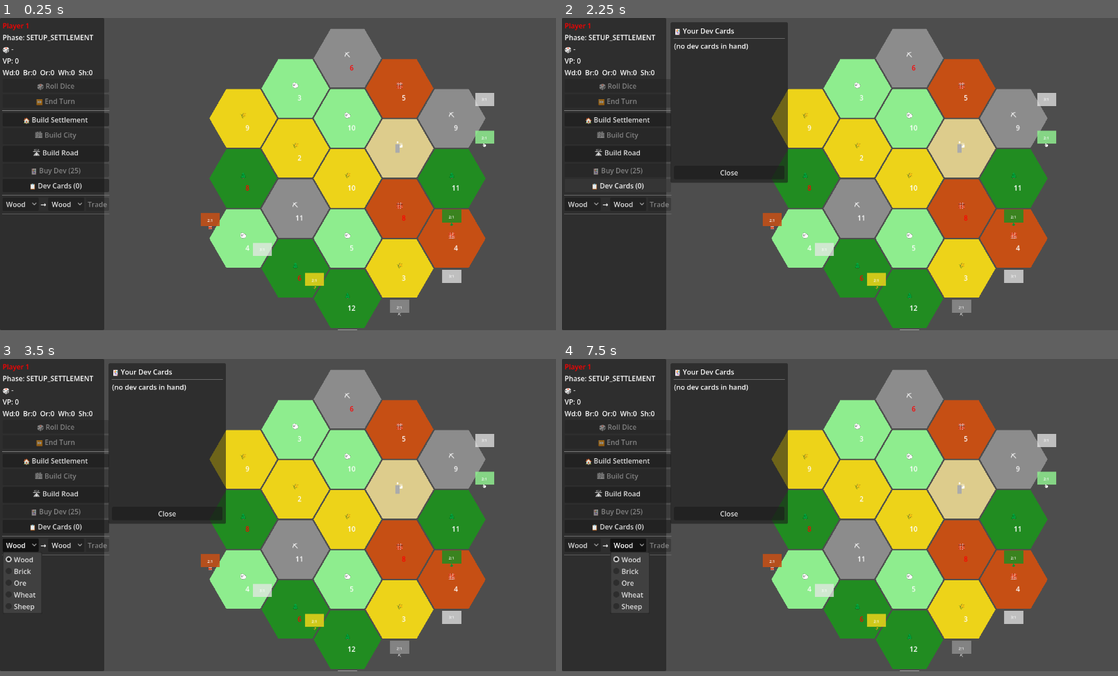
Above: before the commit, frames 1-4 (two rows, left to right).
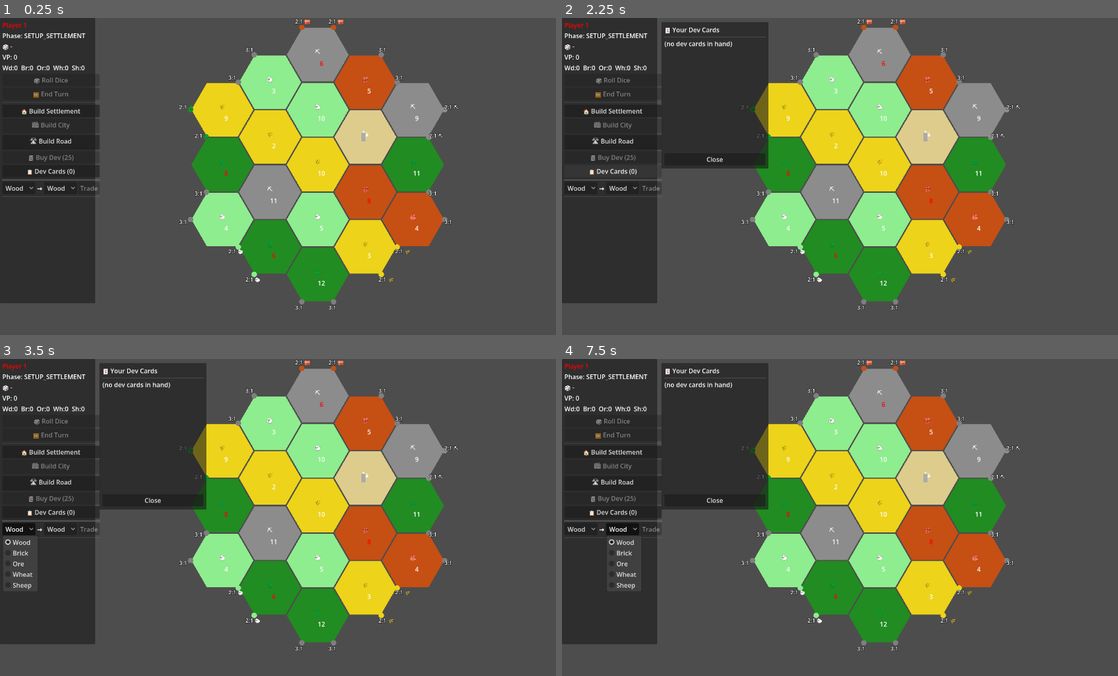
Above: after the commit, the same moments.

Repository: Francesco-Grossi/catan
Game: Godot game, scene res://scenes/Main.tscn
Same seed, same stepped clock (60 frames per second), same inputs: the game is played once before the commit and once after it.
Inputs:
- Up to frame 1 (0.25 s): no input
- Up to frame 2 (2.25 s): click "🏠 Build Settlement" at 0.5 s; click "🛣 Build Road" at 1.25 s; click "📋 Dev Cards (0)" at 2 s
- Up to frame 3 (3.5 s): click "Wood" at 2.75 s
- Up to frame 4 (7.5 s): click "Wood" at 3.5 s; click "🏠 Build Settlement" at 4.25 s; click "🛣 Build Road" at 5 s; click "📋 Dev Cards (0)" at 5.75 s; click "Wood" at 6.5 s; click "Wood" at 7.25 s
In our replay, the window is 800x450 before the commit and 800x457 after it. These sizes can differ from the game's own. Grey fills any space a smaller window leaves; there, only what the larger window draws over its background counts as a difference.

The runs differ from the first frame. In frame 1, 29% of the frame differs, in the area x 0-89%, y 0-99%; in frame 2, 31%; in frame 3, 32%; in frame 4, 32%.

Commit message:
fixed port position and better resoultion

Diff:
--- a/project.godot
+++ b/project.godot
@@ -21,8 +21,8 @@
 
 [display]
 
-window/size/viewport_width=1280
-window/size/viewport_height=720
+window/size/viewport_width=1400
+window/size/viewport_height=800
 
 [physics]
 
--- a/scenes/Board.gd
+++ b/scenes/Board.gd
@@ -2,7 +2,6 @@
 
 const HEX_SIZE := 80.0
 
-# Standard Catan axial layout (19 hexes)
 const HEX_COORDS: Array[Vector2i] = [
 	Vector2i(0,-2), Vector2i(1,-2), Vector2i(2,-2),
 	Vector2i(-1,-1), Vector2i(0,-1), Vector2i(1,-1), Vector2i(2,-1),
@@ -11,67 +10,60 @@
 	Vector2i(-2,2), Vector2i(-1,2), Vector2i(0,2),
 ]
 
-# The 6 axial neighbour directions
 const HEX_DIRS: Array[Vector2i] = [
 	Vector2i(1,0), Vector2i(1,-1), Vector2i(0,-1),
 	Vector2i(-1,0), Vector2i(-1,1), Vector2i(0,1),
 ]
 
-# ── Coastal edges in clockwise order ─────────────────────────────────────
-# Each entry: [hex_q, hex_r, corner_index]
-# corner_index: the two vertices of that coastal edge are corner[i] and corner[(i+1)%6]
-# These 18 coastal edges go clockwise around the board starting from top-left.
-# There are 18 coastal edges total; we place 9 ports (every other edge).
-const COASTAL_EDGES: Array = [
-	# Top row (left to right)
-	[0,-2, 5], [1,-2, 5], [2,-2, 5],
-	# Right side (top to bottom)
-	[2,-2, 0], [2,-1, 0], [2,0, 0],
-	# Bottom-right (right to left)
-	[2,0, 1], [1,1, 1], [0,2, 1],
-	# Bottom (right to left)
-	[0,2, 2], [-1,2, 2], [-2,2, 2],
-	# Left side (bottom to top)  — note: [-2,2] doesn't exist, use [-2,1] and [-2,0]
-	[-2,1, 3], [-2,0, 3], [-2,-1, 3],  # [-2,-1] doesn't exist either
-	# Top-left (bottom to top)
-	[-1,-1, 4], [0,-2, 4], [1,-2, 4],
-]
-
 const PORT_COLORS: Dictionary = {
-	0: Color(0.13, 0.55, 0.13, 0.85),   # Wood
-	1: Color(0.78, 0.31, 0.08, 0.85),   # Brick
-	2: Color(0.55, 0.55, 0.55, 0.85),   # Ore
-	3: Color(0.93, 0.83, 0.10, 0.85),   # Wheat
-	4: Color(0.56, 0.93, 0.56, 0.85),   # Sheep
-	5: Color(0.9,  0.9,  0.9,  0.75),   # Generic 3:1
+	0: Color(0.13, 0.55, 0.13, 0.85),
+	1: Color(0.78, 0.31, 0.08, 0.85),
+	2: Color(0.55, 0.55, 0.55, 0.85),
+	3: Color(0.93, 0.83, 0.10, 0.85),
+	4: Color(0.56, 0.93, 0.56, 0.85),
+	5: Color(0.9, 0.9, 0.9, 0.75),
 }
 const PORT_LABELS: Dictionary = {
-	0: "2:1\n🌲", 1: "2:1\n🧱", 2: "2:1\n⛏",
-	3: "2:1\n🌾", 4: "2:1\n🐑", 5: "3:1",
+	0: "2:1
+🌲", 1: "2:1
+🧱", 2: "2:1
+⛏",
+	3: "2:1
+🌾", 4: "2:1
+🐑", 5: "3:1",
 }
 
-@onready var hex_container: Node2D    = $HexTiles
+@onready var hex_container: Node2D = $HexTiles
 @onready var vertex_container: Node2D = $Vertices
-@onready var edge_container: Node2D   = $Edges
-@onready var token_container: Node2D  = $NumberTokens
-@onready var port_container: Node2D   = $Ports
+@onready var edge_container: Node2D = $Edges
+@onready var token_container: Node2D = $NumberTokens
+@onready var port_container: Node2D = $Ports
 
 var HexTileScene := preload("res://scenes/HexTile.tscn")
-var VertexScene  := preload("res://scenes/VertexPoint.tscn")
-var EdgeScene    := preload("res://scenes/EdgePoint.tscn")
+var VertexScene := preload("res://scenes/VertexPoint.tscn")
+var EdgeScene := preload("res://scenes/EdgePoint.tscn")
 
 var _vertex_map: Dictionary = {}
-var _edge_map: Dictionary   = {}
+var _edge_map: Dictionary = {}
 
 func _ready() -> void:
 	_generate_board()
 
-# ── FIX [3]: keep reshuffling until no 6/8 are adjacent to each other ─────
 func _generate_board() -> void:
+	GameManager.hex_map.clear()
+	GameManager.vertices.clear()
+	GameManager.edges.clear()
+	GameManager.robber_hex = null
+	_vertex_map.clear()
+	_edge_map.clear()
+	for c in hex_container.get_children(): c.queue_free()
+	for c in vertex_container.get_children(): c.queue_free()
+	for c in edge_container.get_children(): c.queue_free()
+	for c in token_container.get_children(): c.queue_free()
+	for c in port_container.get_children(): c.queue_free()
+
 	var terrains: Array = _build_terrain_list()
-	var tokens: Array   = GameManager.NUMBER_TOKENS.duplicate()
-
-	# Shuffle terrain and tokens together until no 6 or 8 are neighbours
+	var tokens: Array = GameManager.NUMBER_TOKENS.duplicate()
 	var attempts := 0
 	while true:
 		attempts += 1
@@ -79,7 +71,7 @@
 		tokens.shuffle()
 		if not _has_adjacent_hot_numbers(terrains, tokens):
 			break
-		if attempts > 200:   # safety valve — give up after 200 tries
+		if attempts > 200:
 			break
 
 	var token_idx := 0
@@ -95,11 +87,10 @@
 		data.q = coord.x
 		data.r = coord.y
 		data.terrain = terrain
-		data.number  = number
+		data.number = number
 		if terrain == GameManager.Terrain.DESERT:
 			data.has_robber = true
 			GameManager.robber_hex = data
-
 		GameManager.hex_map[coord] = data
 
 		var hex_node := HexTileScene.instantiate() as Node2D
@@ -109,11 +100,9 @@
 
 	_create_vertices_and_edges()
 	_link_hex_vertices()
-	_place_ports()   # FIX [1]
-
-# Returns true if any two neighbouring hexes both have "hot" numbers (6 or 8)
+	_place_ports()
+
 func _has_adjacent_hot_numbers(terrains: Array, tokens: Array) -> bool:
-	# Build a temporary number map indexed by HEX_COORDS position
 	var number_map: Dictionary = {}
 	var token_idx := 0
 	for i in HEX_COORDS.size():
@@ -123,7 +112,6 @@
 		else:
 			number_map[HEX_COORDS[i]] = tokens[token_idx]
 			token_idx += 1
-
 	for coord in HEX_COORDS:
 		var n: int = number_map[coord]
 		if n != 6 and n != 8:
@@ -145,7 +133,8 @@
 func _hex_corners(center: Vector2) -> Array[Vector2]:
 	var corners: Array[Vector2] = []
 	for i in 6:
-		var angle := deg_to_rad(60.0 * i)
+		# CHANGE 30.0 to 0.0 to hit the CORNERS
+		var angle := deg_to_rad(0.0 + 60.0 * i)
 		corners.append(center + Vector2(cos(angle), sin(angle)) * HEX_SIZE)
 	return corners
 
@@ -154,28 +143,23 @@
 		var center := _axial_to_pixel(coord)
 		var corners := _hex_corners(center)
 		var corner_nodes: Array[Node2D] = []
-
 		for corner in corners:
 			var key := _snap_vec(corner)
 			if not _vertex_map.has(key):
-				var v := VertexScene.instantiate()
+				var v := VertexScene.instantiate() as Node2D
 				v.position = corner
 				vertex_container.add_child(v)
 				_vertex_map[key] = v
 				GameManager.vertices.append(v)
 			corner_nodes.append(_vertex_map[key])
-
 		for i in 6:
 			var v1: Node2D = corner_nodes[i]
 			var v2: Node2D = corner_nodes[(i + 1) % 6]
 			var ekey := _edge_key(v1, v2)
 			if not _edge_map.has(ekey):
-				var e := EdgeScene.instantiate()
-				var pos1: Vector2 = v1.position
-				var pos2: Vector2 = v2.position
-				e.position = (pos1 + pos2) / 2.0
-				var diff: Vector2 = pos2 - pos1
-				e.rotation = diff.angle()
+				var e := EdgeScene.instantiate() as Node2D
+				e.position = (v1.position + v2.position) / 2.0
+				e.rotation = (v2.position - v1.position).angle()
 				edge_container.add_child(e)
 				e.setup(v1, v2)
 				_edge_map[ekey] = e
@@ -196,169 +180,111 @@
 				if not v.adjacent_hexes.has(data):
 					v.adjacent_hexes.append(data)
 
-# ── FIX [1]: Algorithmic port placement ───────────────────────────────────
-#
-# Algorithm (matches your spec):
-#   1. Collect all coastal edges in clockwise order (only edges whose
-#      hex exists on the board and whose outward-facing neighbour does NOT).
-#   2. Pick a random starting edge.
-#   3. Place a 2:1 port there, skip 1 edge, place a 3:1 port, skip 1 edge,
-#      repeat (alternating 2:1 / skip / 3:1 / skip) for 9 ports total.
-#   4. The five 2:1 resource types are assigned in random order.
-#
 func _place_ports() -> void:
-	# ── Step 1: gather valid coastal edges clockwise ─────────────────────
-	# A coastal edge belongs to a land hex whose neighbour in the outward
-	# direction is off the board.  We enumerate every hex edge and keep
-	# those where the opposite hex doesn't exist.
-	var coastal: Array = []   # each element: { hex: Vector2i, corner: int }
-
-	# Walk the board border clockwise.  We use the known ring of border hexes
-	# and for each one record which of its edges face outward (no neighbour).
-	# To get a clean clockwise order we trace the outer ring explicitly.
-	coastal = _collect_coastal_edges_clockwise()
-
-	var n_coastal: int = coastal.size()
-	if n_coastal == 0:
-		return
-
-	# ── Step 2: port type list ───────────────────────────────────────────
-	# 5 specific 2:1 ports (one per resource) + 4 generic 3:1 ports = 9
-	var specific_types: Array = [0, 1, 2, 3, 4]   # Wood Brick Ore Wheat Sheep
-	specific_types.shuffle()
-
-	# Port sequence: 2:1, skip, 3:1, skip, 2:1, skip, 3:1 … for 9 ports
-	# Pattern of what we place at each selected edge (True = place, False = skip):
-	# We place on edges at indices: 0, 2, 4, 6, 8, 10, 12, 14, 16  (every other)
-	# Of those 9, slots 0,2,4,6,8 = specific; 1,3 of 3:1 fill the gaps.
-	# Actually the rule says: 2:1, skip, 3:1, skip, 2:1, skip …
-	# So the port types in order are: 2:1, 3:1, 2:1, 3:1, 2:1, 3:1, 2:1, 3:1, 2:1
-	# That gives 5× 2:1 and 4× 3:1.
-	var port_type_sequence: Array = []
-	var spec_idx := 0
-	for p_i in 9:
-		if p_i % 2 == 0:
-			port_type_sequence.append(specific_types[spec_idx])
-			spec_idx += 1
-		else:
-			port_type_sequence.append(5)   # generic 3:1
-
-	# ── Step 3: pick random start edge, then place every other edge ──────
-	var start: int = randi() % n_coastal
-	var port_idx := 0
-	for step in 9:
-		var edge_idx: int = (start + step * 2) % n_coastal
-		var ce: Dictionary = coastal[edge_idx]
-		var ptype: int = port_type_sequence[port_idx]
-		port_idx += 1
-		_apply_port(ce.hex, ce.corner, ptype)
-
-# Collect all coastal edges in clockwise order.
-# Strategy: trace the outer perimeter by following the border hexes clockwise,
-# and for each border hex record the edges that have no land neighbour,
-# in the order they face outward (clockwise).
-func _collect_coastal_edges_clockwise() -> Array:
-	# The outer ring of the Catan board in clockwise order starting top-left:
-	var border_hexes: Array[Vector2i] = [
-		Vector2i(0,-2), Vector2i(1,-2), Vector2i(2,-2),
-		Vector2i(2,-1), Vector2i(2,0),
-		Vector2i(1,1),  Vector2i(0,2),
-		Vector2i(-1,2), Vector2i(-2,2),
-		Vector2i(-2,1), Vector2i(-2,0),
-		Vector2i(-1,-1),
+	# 1. Clear previous markers
+	for c in port_container.get_children():
+		c.queue_free()
+
+	# 2. Identify and sort coastal vertices clockwise
+	var coastal_vertices: Array = []
+	for v in GameManager.vertices:
+		if v.adjacent_hexes.size() > 0 and v.adjacent_hexes.size() < 3:
+			coastal_vertices.append(v)
+
+	# Sort vertices by angle from the center (approx Vector2(300, -30)) to ensure clockwise order
+	var center = Vector2(300, -30)
+	coastal_vertices.sort_custom(func(a, b):
+		return (a.position - center).angle() < (b.position - center).angle()
+	)
+
+	# 3. Apply the pattern: 2 specific (2:1), skip 4, 2 generic (3:1), skip 2
+	var specific_port_types = [
+		GameManager.ResType.WOOD,
+		GameManager.ResType.BRICK,
+		GameManager.ResType.ORE,
+		GameManager.ResType.WHEAT,
+		GameManager.ResType.SHEEP
 	]
-
-	# For each border hex, determine which of its 6 edges are coastal
-	# (the neighbour in that direction is off the board).
-	# Then sort those outward edges so they appear in clockwise order.
-	#
-	# Hex corner convention (flat-top):
-	#   corner 0 = right, 1 = lower-right, 2 = lower-left,
-	#   3 = left, 4 = upper-left, 5 = upper-right
-	# Edge i connects corner[i] → corner[(i+1)%6]
-	# Direction of hex_neighbour for each edge (outward normal):
-	#   edge 0 → dir 0 (E),  edge 1 → dir 1 (SE), edge 2 → dir 2 (SW, but actually NE in our coords)
-	# Let's use: edge i faces the neighbour in HEX_DIRS[i] direction.
-	# Wait — edge i connects corner i and corner i+1.
-	# The neighbour that shares this edge is in direction (i+2)%6... actually
-	# the shared-edge neighbour relationship in axial flat-top is:
-	#   edge 0 (right side, corners 0-1) → neighbour dir 0 = Vector2i(1,0)
-	#   edge 1 (lower-right, corners 1-2) → neighbour dir 5 = Vector2i(0,1)
-	#   edge 2 (lower-left, corners 2-3) → neighbour dir 4 = Vector2i(-1,1)
-	#   edge 3 (left, corners 3-4) → neighbour dir 3 = Vector2i(-1,0)
-	#   edge 4 (upper-left, corners 4-5) → neighbour dir 2 = Vector2i(0,-1)
-	#   edge 5 (upper-right, corners 5-0) → neighbour dir 1 = Vector2i(1,-1)
-	#
-	# But our corners are pointy-top (angle = 60*i), so let's recalculate:
-	# corner i = angle 60*i degrees.  The edge from corner i to corner i+1
-	# faces outward in the direction perpendicular to that edge, which equals
-	# the neighbour direction.  For pointy-top hexagons:
-	#   edge 0 (corners 0-1, top-right) → neighbour Vector2i(1,-1)  (dir index 1)
-	#   edge 1 (corners 1-2, right)     → neighbour Vector2i(1,0)   (dir index 0)
-	#   edge 2 (corners 2-3, lower-right)→ neighbour Vector2i(0,1)  (dir index 5)
-	#   edge 3 (corners 3-4, lower-left)→ neighbour Vector2i(-1,1)  (dir index 4)
-	#   edge 4 (corners 4-5, left)      → neighbour Vector2i(-1,0)  (dir index 3)
-	#   edge 5 (corners 5-0, upper-left)→ neighbour Vector2i(0,-1)  (dir index 2)
-	#
-	# HEX_DIRS = [Vector2i(1,0), Vector2i(1,-1), Vector2i(0,-1), Vector2i(-1,0), Vector2i(-1,1), Vector2i(0,1)]
-	# So edge_to_dir_index = [1, 0, 5, 4, 3, 2]
-	var edge_to_dir: Array[int] = [1, 0, 5, 4, 3, 2]
-
-	var result: Array = []
-	for hex in border_hexes:
-		# Find which edges of this hex are coastal, in clockwise order
-		# We want the edges that face outward (their neighbour is not on the board).
-		# We also need to output them in clockwise order around the perimeter.
-		# For border hexes we collect all coastal edges in ascending corner order.
-		var coastal_edges_of_hex: Array = []
-		for edge_i in 6:
-			var dir_idx: int = edge_to_dir[edge_i]
-			var nb: Vector2i = hex + HEX_DIRS[dir_idx]
-			if not GameManager.hex_map.has(nb):
-				coastal_edges_of_hex.append(edge_i)
-		# Add them in the order we encounter them (clockwise by corner index)
-		for edge_i in coastal_edges_of_hex:
-			result.append({ "hex": hex, "corner": edge_i })
-
-	return result
-
-func _apply_port(hex: Vector2i, corner_idx: int, port_type: int) -> void:
-	var center := _axial_to_pixel(hex)
-	var corners := _hex_corners(center)
-	var c1 := corners[corner_idx]
-	var c2 := corners[(corner_idx + 1) % 6]
-
-	var v1 = _vertex_map.get(_snap_vec(c1))
-	var v2 = _vertex_map.get(_snap_vec(c2))
-	if v1:
-		v1.port_type = port_type
-	if v2:
-		v2.port_type = port_type
-
-	# Draw marker pushed outward from the hex center
-	var mid := (c1 + c2) / 2.0
-	var outward: Vector2 = (mid - center).normalized()
-	_draw_port_marker(mid + outward * 18.0, port_type)
-
-func _draw_port_marker(pos: Vector2, port_type: int) -> void:
-	var node := Node2D.new()
-	node.position = pos
-	port_container.add_child(node)
-
-	var rect := ColorRect.new()
-	rect.size = Vector2(44, 30)
-	rect.position = Vector2(-22, -15)
-	rect.color = PORT_COLORS.get(port_type, Color.WHITE)
-	node.add_child(rect)
-
-	var lbl := Label.new()
-	lbl.text = PORT_LABELS.get(port_type, "?")
-	lbl.horizontal_alignment = HORIZONTAL_ALIGNMENT_CENTER
-	lbl.vertical_alignment = VERTICAL_ALIGNMENT_CENTER
-	lbl.size = Vector2(44, 30)
-	lbl.position = Vector2(-22, -15)
-	lbl.add_theme_font_size_override("font_size", 9)
-	node.add_child(lbl)
+	var specific_idx = 0
+	var i = 0
+
+	while i < coastal_vertices.size():
+		# Place 2 Specific Ports (2:1)
+		var current_res = specific_port_types[specific_idx % specific_port_types.size()]
+		for j in range(2):
+			if i < coastal_vertices.size():
+				_apply_port_to_vertex(coastal_vertices[i], current_res)
+				i += 1
+		specific_idx += 1
+
+		# Skip 1 vertices
+		i += 1
+
+		# Place 2 Generic Ports (3:1)
+		for j in range(2):
+			if i < coastal_vertices.size():
+				_apply_port_to_vertex(coastal_vertices[i], 5) # 5 is 3:1 in your code
+				i += 1
+
+		# Skip 1 vertices
+		i += 1
+
+func _apply_port_to_vertex(v: Node, type: int) -> void:
+	v.port_type = type
+
+	# 1. Determine Color and Label Text
+	var port_color: Color
+	var label_text: String
+
+	if type == 5: # Generic 3:1 Port
+		port_color = Color(0.5, 0.5, 0.5) # Grey
+		label_text = "3:1"
+	else: # Specific 2:1 Ports [cite: 18, 20]
+		# Use the TERRAIN_COLORS you provided
+		var colors = {
+			0: Color(0.13, 0.55, 0.13),  # WOOD
+			1: Color(0.78, 0.31, 0.08),  # BRICK
+			2: Color(0.55, 0.55, 0.55),  # ORE
+			3: Color(0.93, 0.83, 0.10),  # WHEAT
+			4: Color(0.56, 0.93, 0.56),  # SHEEP
+		}
+		var icons = {0: "🌲", 1: "🧱", 2: "⛏", 3: "🌾", 4: "🐑"}
+
+		port_color = colors.get(type, Color.WHITE)
+		label_text = "2:1 " + icons.get(type, "")
+
+	# 2. Create the Visual Marker (Small Circle)
+	var circle = Polygon2D.new()
+	var points = PackedVector2Array()
+	var radius = 7.0
+	for i in range(12):
+		var a = i * TAU / 12
+		points.append(Vector2(cos(a), sin(a)) * radius)
+
+	circle.polygon = points
+	circle.color = port_color
+	circle.position = v.position
+	port_container.add_child(circle)
+
+	# 3. Create the Text Window (Label)
+	var label = Label.new()
+	label.text = label_text
+	label.horizontal_alignment = HORIZONTAL_ALIGNMENT_CENTER
+
+	# Small font settings via Label Settings (Godot 4.x)
+	var settings = LabelSettings.new()
+	settings.font_size = 14
+	settings.outline_size = 3
+	settings.outline_color = Color.BLACK
+	label.label_settings = settings
+
+	# Offset the text slightly so it doesn't overlap the circle perfectly
+	# Direction is away from the center of the board
+	var center = Vector2(300, -30) # Your map center
+	var dir = (v.position - center).normalized()
+	label.position = v.position + (dir * 15.0) - Vector2(15, 10) # Centering adjustment
+
+	port_container.add_child(label)
 
 func _build_terrain_list() -> Array:
 	var list: Array = []
